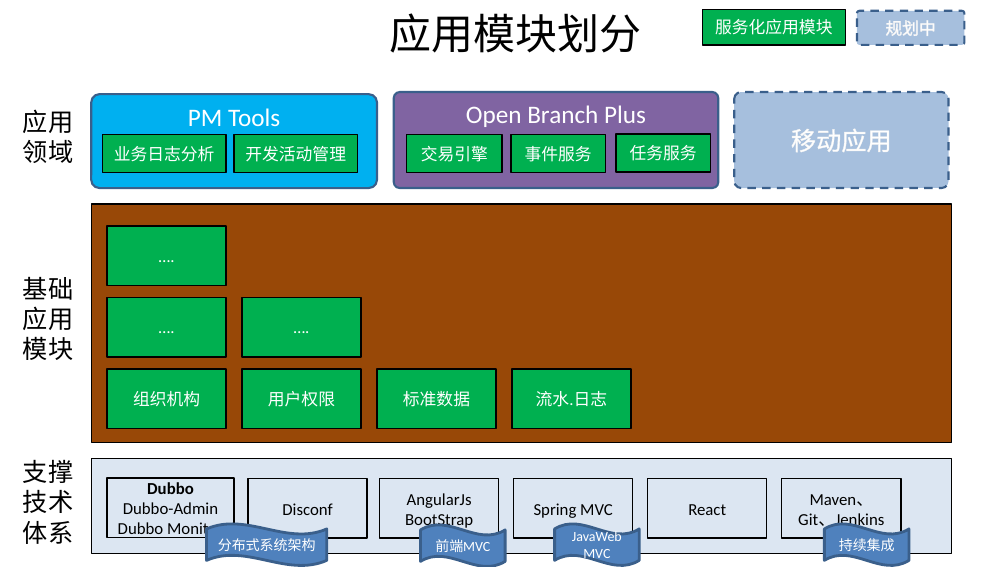
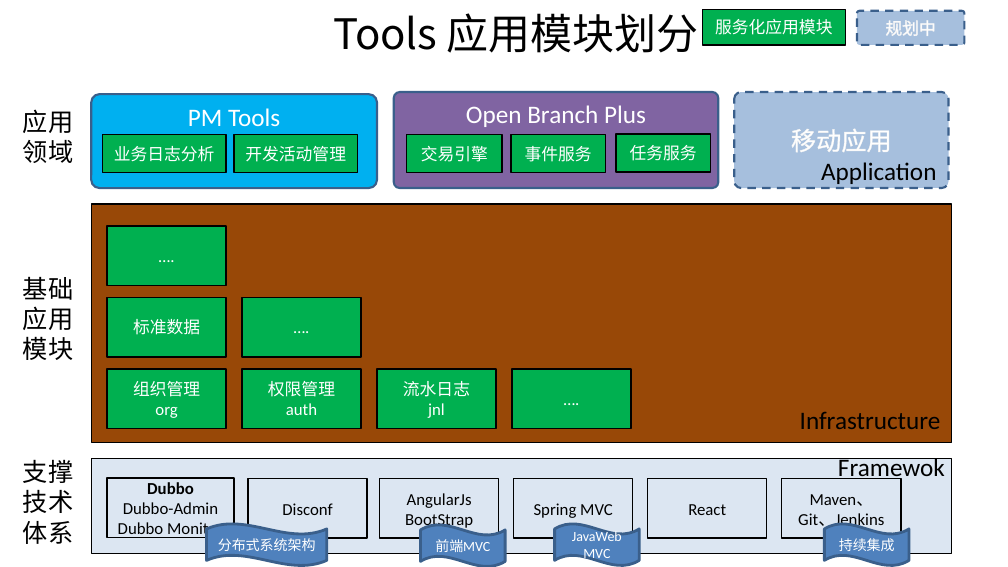
Before and after one commit to shiyunlai/tistools, a slide deck: slide 8 of TIStools.pptx (slide 7 before the commit). Drawn at 1008x567 pixels with LibreOffice and Linux fonts; fonts in the diff are those of the drawing. Boxes give left, top, right and bottom in pixels: in the first picture for what was removed or moved away, otherwise in the second. Text is boxed around its words. In the diff, an @@ line names an element or a change of style, - is before the commit and + after.

```diff
--- a/TIStools.pptx
+++ b/TIStools.pptx
@@ text at (333,13,699,53): text changed @@
-应用模块划分
+Tools 应用模块划分
@@ text added at (821,162,936,184), 18 pt, text #000000 @@
+Application
@@ text in rectangle at (133,319,200,335): text changed @@
-….
+标准数据
@@ text in rectangle at (133,381,200,418): text changed @@
-组织机构
+组织管理
+org
@@ text in rectangle at (268,381,335,415): text changed @@
-用户权限
+权限管理
+auth
@@ text in rectangle at (403,381,470,418): text changed @@
-标准数据
+流水日志
+jnl
@@ text in rectangle at (536,391,607,407): text changed @@
-流水.日志
+….
@@ text added at (800,412,941,429), 18 pt, text #000000 @@
+Infrastructure
@@ text added at (838,458,945,483), 18 pt, text #000000 @@
+Framewok
```
Also in this commit, not shown: 2 other slides changed, 1 slide added, 16 other files.
